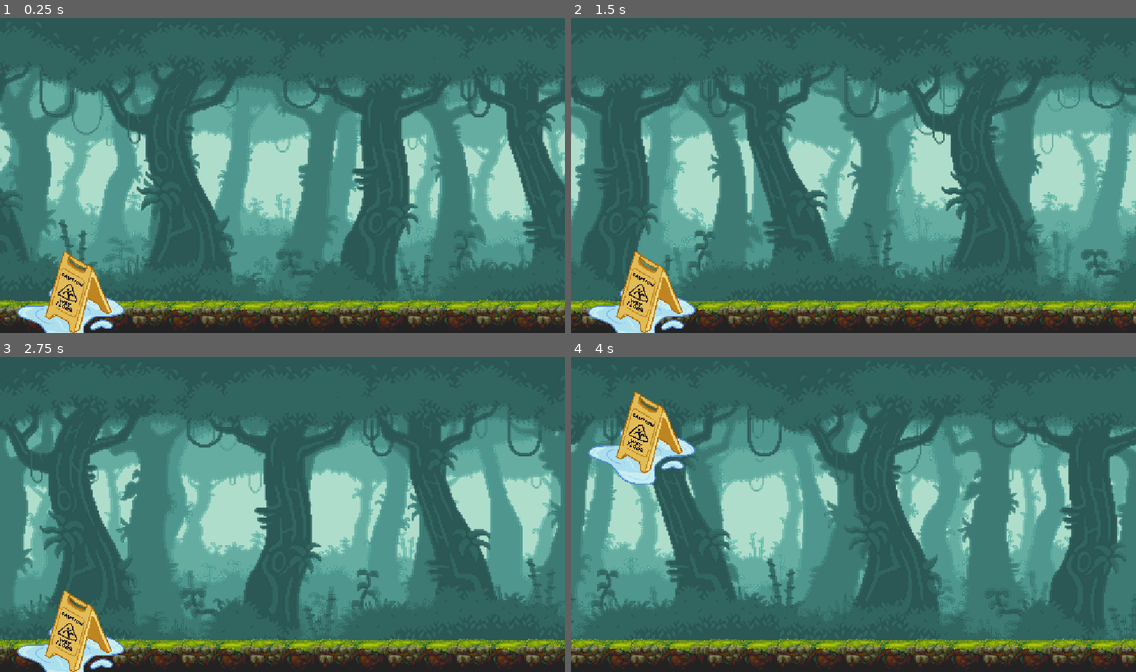
Above: before the commit, frames 1-4 (two rows, left to right).
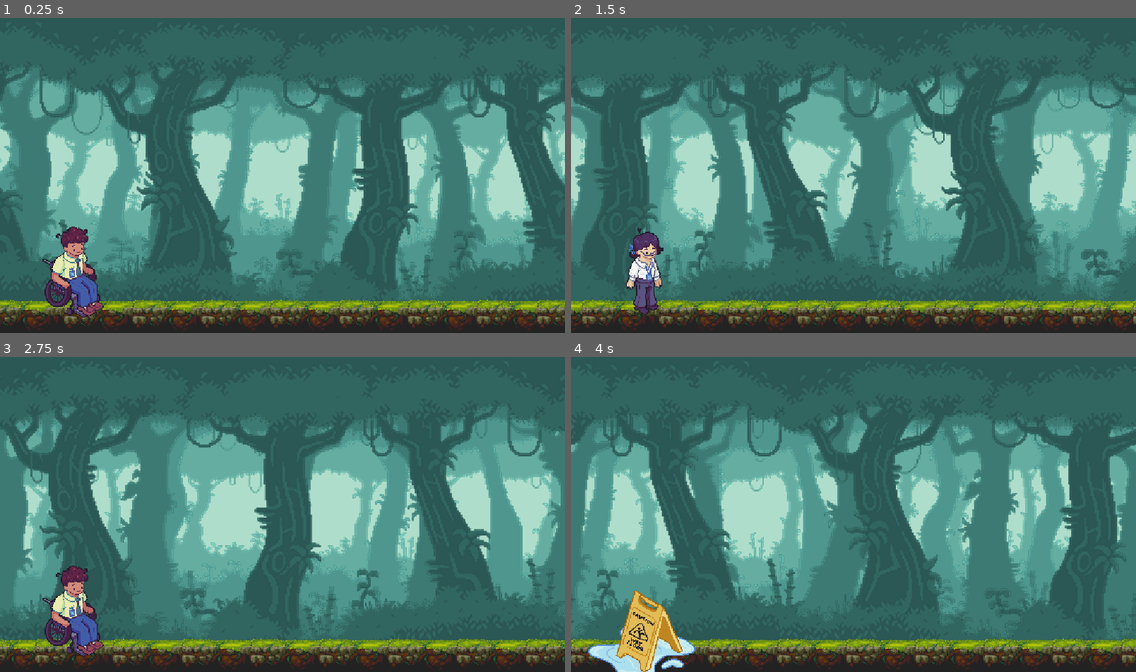
Above: after the commit, the same moments.

Repository: MarkLorens/SeedAcademy
Game: Godot game, scene res://scenes/level_1.tscn
Two runs of this game, one before a commit and one after it. Both use one fixed random seed, a clock stepped at 60 frames per second and the inputs below. This scene is started directly instead of the project's main scene.
Inputs:
- Up to frame 1 (0.25 s): no input
- Up to frame 2 (1.5 s): tap Enter (ui_accept) at 0.5, 0.77 s; tap 1 (form_1, bound only after the commit) at 0.6 s; tap 2 (form_2, bound only after the commit) at 0.8, 1.35 s
- Up to frame 3 (2.75 s): tap Enter (ui_accept) at 1.52 s; tap 3 (form_3, bound only after the commit) at 1.55, 2.1 s; tap 1 (form_1, bound only after the commit) at 2.3 s
- Up to frame 4 (4 s): tap 1 (form_1, bound only after the commit) at 2.85 s; tap Enter (ui_accept) at 3.02, 3.77 s; tap 2 (form_2, bound only after the commit) at 3.05, 3.6 s; tap 3 (form_3, bound only after the commit) at 3.8 s

The runs differ from the first frame. In frame 1, 3.0% of the frame differs, in the area x 3-22%, y 66-100%; in frame 2, 2.8%; in frame 3, 3.0%; in frame 4, 5.0%, in the area x 3-22%, y 10-100%.

Commit message:
Form is now swappable (only keyboard)

Diff:
--- a/project.godot
+++ b/project.godot
@@ -28,6 +28,24 @@
 
 movie_writer/movie_file="C:/Productivity/godot/SeedAcademy/SeedAcademy/debug.avi"
 
+[input]
+
+form_1={
+"deadzone": 0.2,
+"events": [Object(InputEventKey,"resource_local_to_scene":false,"resource_name":"","device":-1,"window_id":0,"alt_pressed":false,"shift_pressed":false,"ctrl_pressed":false,"meta_pressed":false,"pressed":false,"keycode":0,"physical_keycode":49,"key_label":0,"unicode":49,"location":0,"echo":false,"script":null)
+]
+}
+form_2={
+"deadzone": 0.2,
+"events": [Object(InputEventKey,"resource_local_to_scene":false,"resource_name":"","device":-1,"window_id":0,"alt_pressed":false,"shift_pressed":false,"ctrl_pressed":false,"meta_pressed":false,"pressed":false,"keycode":0,"physical_keycode":50,"key_label":0,"unicode":50,"location":0,"echo":false,"script":null)
+]
+}
+form_3={
+"deadzone": 0.2,
+"events": [Object(InputEventKey,"resource_local_to_scene":false,"resource_name":"","device":-1,"window_id":0,"alt_pressed":false,"shift_pressed":false,"ctrl_pressed":false,"meta_pressed":false,"pressed":false,"keycode":0,"physical_keycode":51,"key_label":0,"unicode":51,"location":0,"echo":false,"script":null)
+]
+}
+
 [physics]
 
 3d/physics_engine="Jolt Physics"
--- a/scripts/PlayerMovement.gd
+++ b/scripts/PlayerMovement.gd
@@ -8,7 +8,7 @@
 
 func _ready() -> void:
 	$AttackCol.hide()
-	set_form(2)
+	set_form(0)
 
 func set_form(index: int) -> void:
 	current_form_index = index
@@ -20,7 +20,12 @@
 
 	if Input.is_action_just_pressed("ui_accept"):
 		current_form.action_script.execute(self, current_form)
+	move_and_slide()
 
-
-
-	move_and_slide()
+func _unhandled_input(event: InputEvent) -> void:
+	if Input.is_action_just_pressed("form_1"):
+		set_form(0)
+	if Input.is_action_just_pressed("form_2"):
+		set_form(1)
+	if Input.is_action_just_pressed("form_3"):
+		set_form(2)
Not shown, changed: debug.avi
